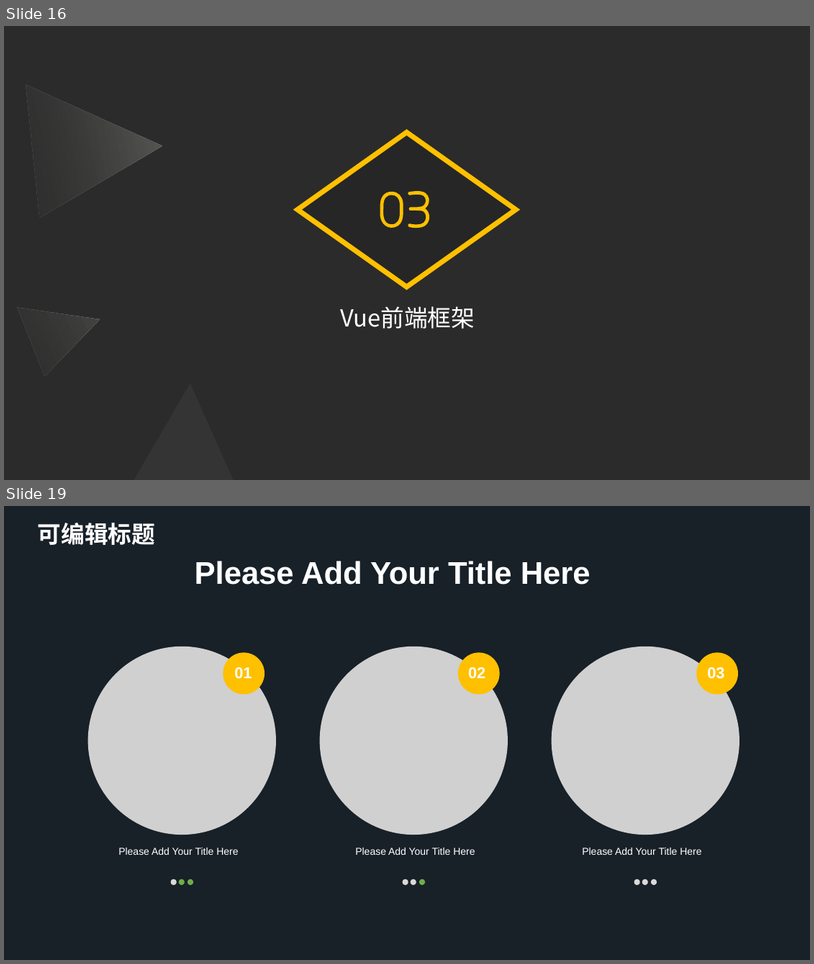
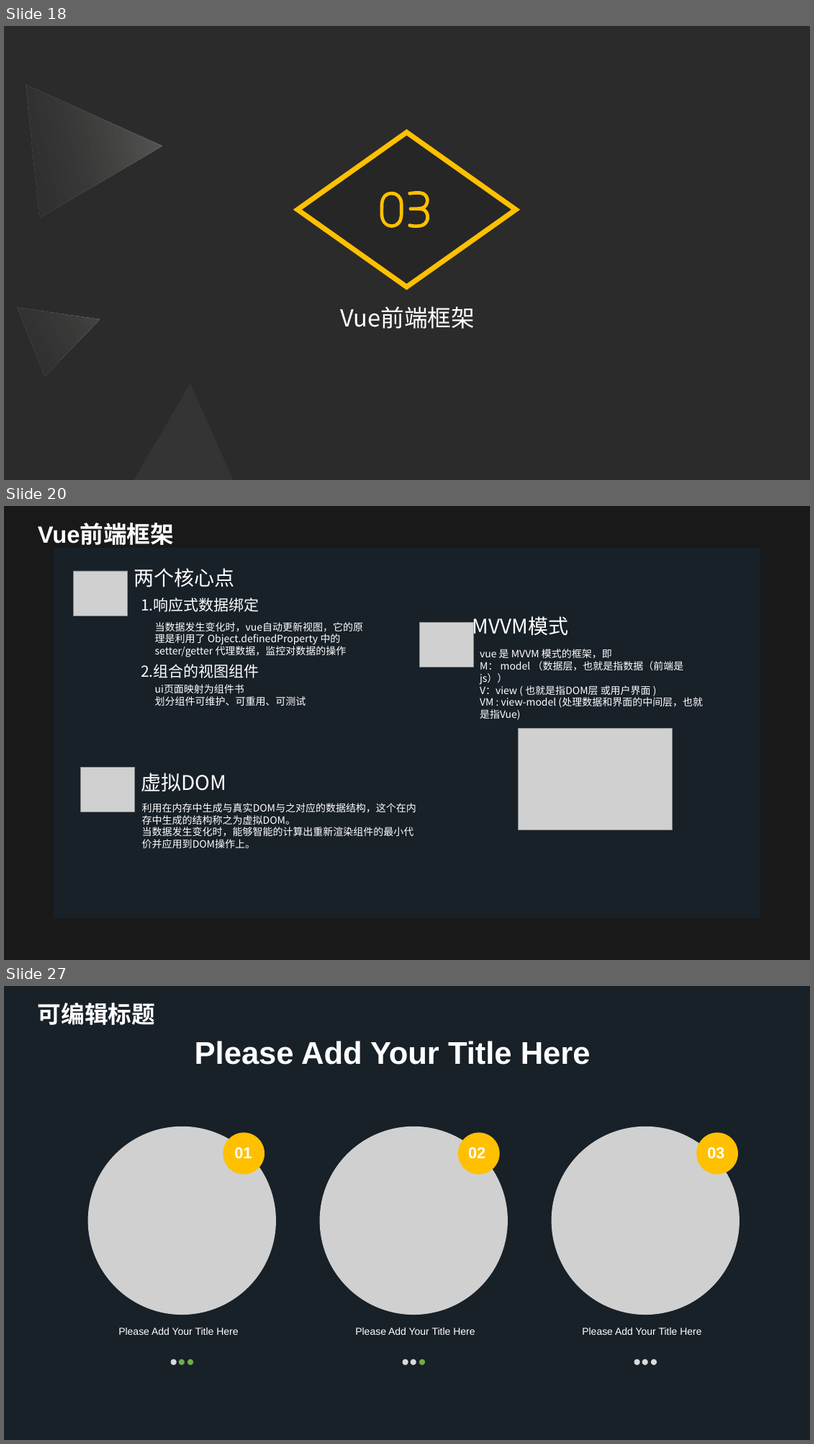
Before and after one commit to Software-Training/Development-steps, a slide deck: 项目架构与框架.pptx. Shown one above the other, each under a label of ours: slides 16 and 19 before the commit, slides 18, 20 and 27 after it; the slides between them are not shown. The pictures are 814x964 and 814x1444 pixels, drawn with LibreOffice and Linux fonts; fonts in the diff are those of the drawing; grey boxes stand for pictures; background and template pictures are left out; a plain dark background stands for a picture behind light text. Boxes give left, top, right and bottom in pixels: in the first picture for what was removed or moved away, otherwise in the second. Text is boxed around its words. In the diff, an @@ line names an element or a change of style, - is before the commit and + after.

```diff
--- a/项目架构与框架.pptx
+++ b/项目架构与框架.pptx
@@ slide 20 added at <box>4,506,810,960</box>, background picture (left out) @@
@@ rectangle added at <box>4,506,810,960</box>, fill #0D0D0D at 57% opacity @@
@@ text added at <box>38,524,174,547</box>, 28 pt, text #FFFFFF, bold @@
+Vue前端框架
@@ rectangle added at <box>54,548,761,918</box>, fill #182028 @@
@@ text added at <box>134,568,234,587</box>, 24 pt, text #FFFFFF @@
+两个核心点
@@ picture added at <box>74,571,128,615</box> @@
@@ text added at <box>141,597,259,612</box>, 18 pt, text #FFFFFF @@
+1.响应式数据绑定
@@ text added at <box>155,622,363,657</box>, 12 pt, text #FFFFFF @@
+当数据发生变化时，vue自动更新视图，它的原理是利用了 Object.definedProperty 中的setter/getter 代理数据，监控对数据的操作
@@ picture added at <box>420,622,475,667</box> @@
@@ text added at <box>473,616,569,639</box>, 24 pt, text #FFFFFF @@
+MVVM模式
@@ text added at <box>480,649,703,720</box>, 12 pt, text #FFFFFF @@
+vue 是 MVVM 模式的框架，即
+M： model （数据层，也就是指数据（前端是js））
+V：view ( 也就是指DOM层 或用户界面 )
+VM : view-model (处理数据和界面的中间层，也就是指Vue)
@@ text added at <box>141,664,259,678</box>, 18 pt, text #FFFFFF @@
+2.组合的视图组件
@@ text added at <box>155,684,306,705</box>, 12 pt, text #FFFFFF @@
+ui页面映射为组件书
+划分组件可维护、可重用、可测试
@@ picture added at <box>518,728,672,830</box> @@
@@ picture added at <box>81,767,135,812</box> @@
@@ text added at <box>141,772,226,791</box>, 24 pt, text #FFFFFF @@
+虚拟DOM
@@ text added at <box>142,803,417,848</box>, 12 pt, text #FFFFFF @@
+利用在内存中生成与真实DOM与之对应的数据结构，这个在内存中生成的结构称之为虚拟DOM。
+当数据发生变化时，能够智能的计算出重新渲染组件的最小代价并应用到DOM操作上。
@@ what was slide 16 is now slide 18 @@
@@ what was slide 19 is now slide 27 @@
```
Also in this commit, not shown: 11 slides changed, 7 other slides added, 7 slides removed.
